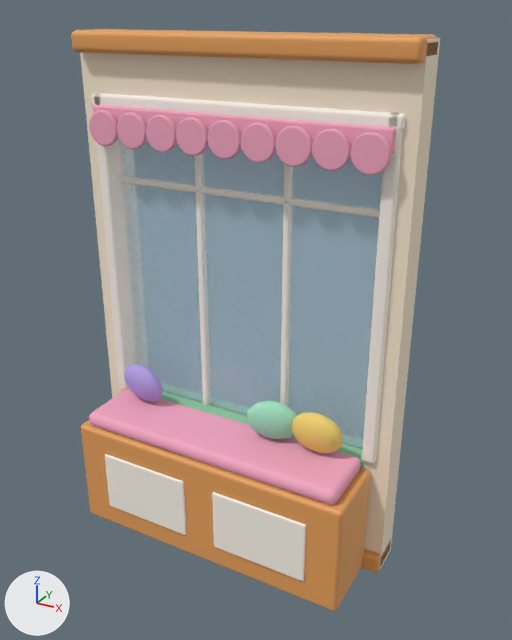
The glTF model assets/custom/models/wall-shopfront.glb, before and after one commit.
Before and after are seen from a 50 mm lens placed at (1.95, -3.4, 3.12), pointed at (0.16, -0.14, 1.49). Every picture has the same lights, and +X, +Y and +Z are marked at lower left. The older version comes first. Vertices at exactly the same position are counted once.

Names of what the first picture shows: 'wall-shopfront'.
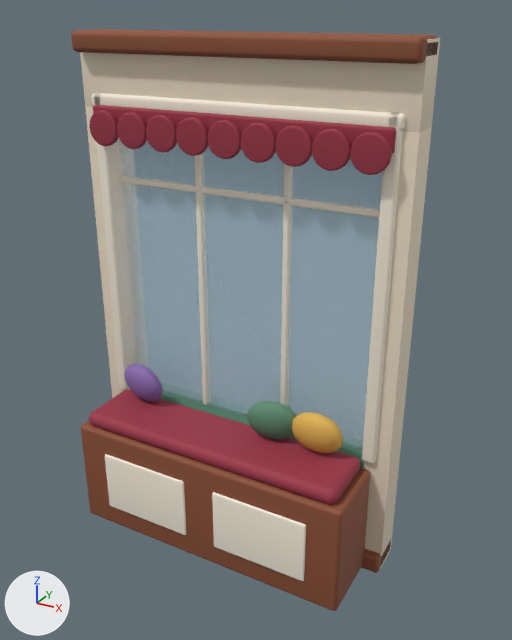
The change, as JSON lines over the scene's bpy script:
```json
{"block": "mat_wall_glass", "change": "nodes: BsdfPrincipled, OutputMaterial"}
{"block": "mat_wall_glass", "change": "colours: blue #cfefff"}
{"block": "mat_wall_glass", "change": "nodes: BsdfPrincipled, Math, Mix, OutputMaterial, VertexColor"}
{"block": "mat_wall_glass", "change": "colours: blue #cfefff, mixed with the vertex colours"}
{"op": "add", "block": "mat_paint", "code": ["mat_paint = bpy.data.materials.new('paint')", "mat_paint.use_nodes = True; mat_paint.node_tree.nodes.clear()", "_N = mat_paint.node_tree.nodes; _L = mat_paint.node_tree.links", "n0 = _N.new('ShaderNodeBsdfPrincipled'); n0.name = 'Principled BSDF'", "n0.inputs[2].default_value = 0.72  # 'Roughness'", "n1 = _N.new('ShaderNodeOutputMaterial'); n1.name = 'Material Output'", "n2 = _N.new('ShaderNodeVertexColor'); n2.name = 'Color Attribute'", "_L.new(n0.outputs[0], n1.inputs[0])  # 'BSDF' to 'Surface'", "_L.new(n2.outputs[0], n0.inputs[0])  # 'Color' to 'Base Color'"]}
{"block": "me_wall_shopfront", "where": "me_wall_shopfront.from_pydata(...)  # 2722 vertices, 5356 faces; spans x -1.0..1.0, y -0.56..0.13, z 0.0..3.01"}
{"block": "me_wall_shopfront", "where": "# used by ob_wall_shopfront; location = (0.0, 0.0, 0.0)"}
{"block": "me_wall_shopfront", "change": "me_wall_shopfront part 1: 36 faces spanning x -1.0..1.0, y -0.1..0.1, z 0.0..3.0 switch from mat_wall_plaster (pale yellow #fbebd3) to mat_paint"}
{"block": "me_wall_shopfront", "change": "me_wall_shopfront part 2: 44 faces spanning x -0.85..0.85, y -0.12..0.1, z 0.0..0.75 switch from mat_wall_wainscot (green #8fc9a0) to mat_paint"}
{"block": "me_wall_shopfront", "change": "me_wall_shopfront part 3: 564 faces spanning x -1.0..1.0, y -0.55..0.1, z 0.0..3.01 switch from mat_wall_wood (orange #e8a25c) to mat_paint"}
{"block": "me_wall_shopfront", "change": "me_wall_shopfront part 4: 1440 faces spanning x -0.93..0.93, y -0.56..0.13, z 0.15..2.68 switch from mat_wall_trim (white #fff8ee) to mat_paint"}
{"block": "me_wall_shopfront", "change": "me_wall_shopfront part 5: 2456 faces spanning x -0.9..0.9, y -0.2..-0.12, z 2.4..2.62 switch from mat_wall_valance (pink #f5a7c2) to mat_paint"}
{"block": "me_wall_shopfront", "change": "me_wall_shopfront part 6: 300 faces spanning x -0.85..0.85, y -0.53..-0.12, z 0.69..0.79 switch from mat_seat_cushion (pink #f5a7c2) to mat_paint"}
{"block": "me_wall_shopfront", "change": "me_wall_shopfront part 7: 168 faces spanning x 0.44..0.76, y -0.3..-0.14, z 0.79..1.05 switch from mat_seat_pillow_butter (yellow #f6d774) to mat_paint"}
{"block": "me_wall_shopfront", "change": "me_wall_shopfront part 8: 168 faces spanning x 0.16..0.48, y -0.3..-0.14, z 0.79..1.05 switch from mat_seat_pillow_mint (green #a6e8c6) to mat_paint"}
{"block": "me_wall_shopfront", "change": "me_wall_shopfront part 9: 168 faces spanning x -0.78..-0.46, y -0.3..-0.14, z 0.79..1.05 switch from mat_seat_pillow_lilac (purple #b7a2ea) to mat_paint"}
```

Pixel boxes (x1, y1, x2, y2) of what changed, in the pictures (512 x 640 px):
```json
{"object": "wall-shopfront", "change": "recoloured, surface changed", "before": [71, 29, 440, 611], "after": [71, 29, 440, 611], "on screen": "darker"}
{"part": 1, "of": "me_wall_shopfront", "change": "recoloured", "before": [80, 38, 440, 570], "after": [80, 38, 440, 570]}
{"part": 2, "of": "me_wall_shopfront", "change": "recoloured", "before": [160, 392, 364, 469], "after": [160, 383, 364, 469]}
{"part": 3, "of": "me_wall_shopfront", "change": "recoloured", "before": [71, 29, 438, 611], "after": [71, 29, 438, 611]}
{"part": 4, "of": "me_wall_shopfront", "change": "recoloured", "before": [92, 93, 406, 581], "after": [92, 93, 406, 581]}
{"part": 5, "of": "me_wall_shopfront", "change": "recoloured", "before": [89, 105, 396, 175], "after": [89, 105, 396, 175], "on screen": "darker"}
{"part": 6, "of": "me_wall_shopfront", "change": "recoloured", "before": [89, 389, 361, 505], "after": [89, 389, 361, 505], "on screen": "darker"}
{"part": 7, "of": "me_wall_shopfront", "change": "recoloured", "before": [292, 412, 343, 453], "after": [292, 412, 343, 453], "on screen": "darker"}
{"part": 8, "of": "me_wall_shopfront", "change": "recoloured", "before": [247, 401, 296, 439], "after": [247, 401, 296, 439], "on screen": "darker"}
{"part": 9, "of": "me_wall_shopfront", "change": "recoloured", "before": [124, 364, 163, 402], "after": [124, 364, 163, 402], "on screen": "darker"}
```
